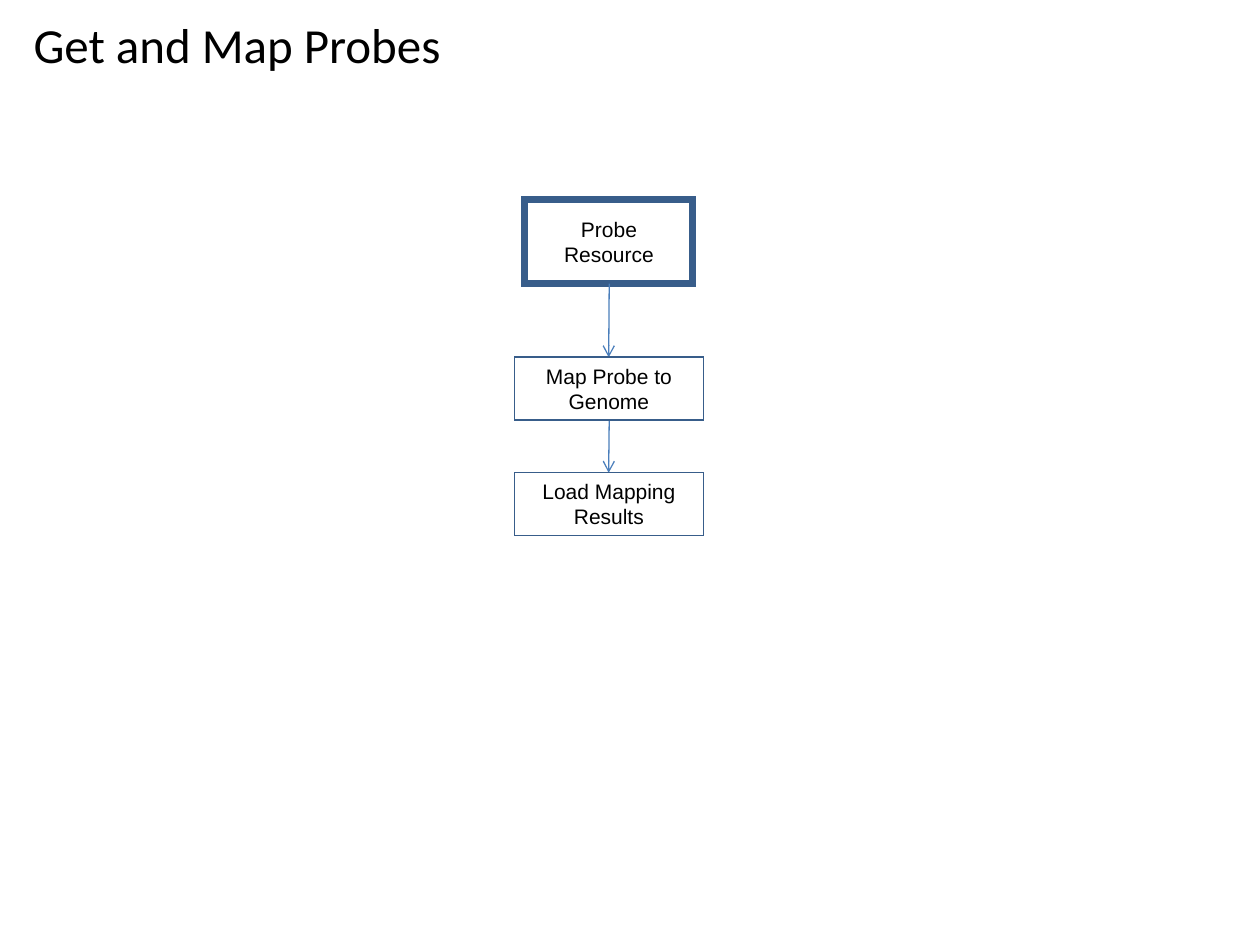
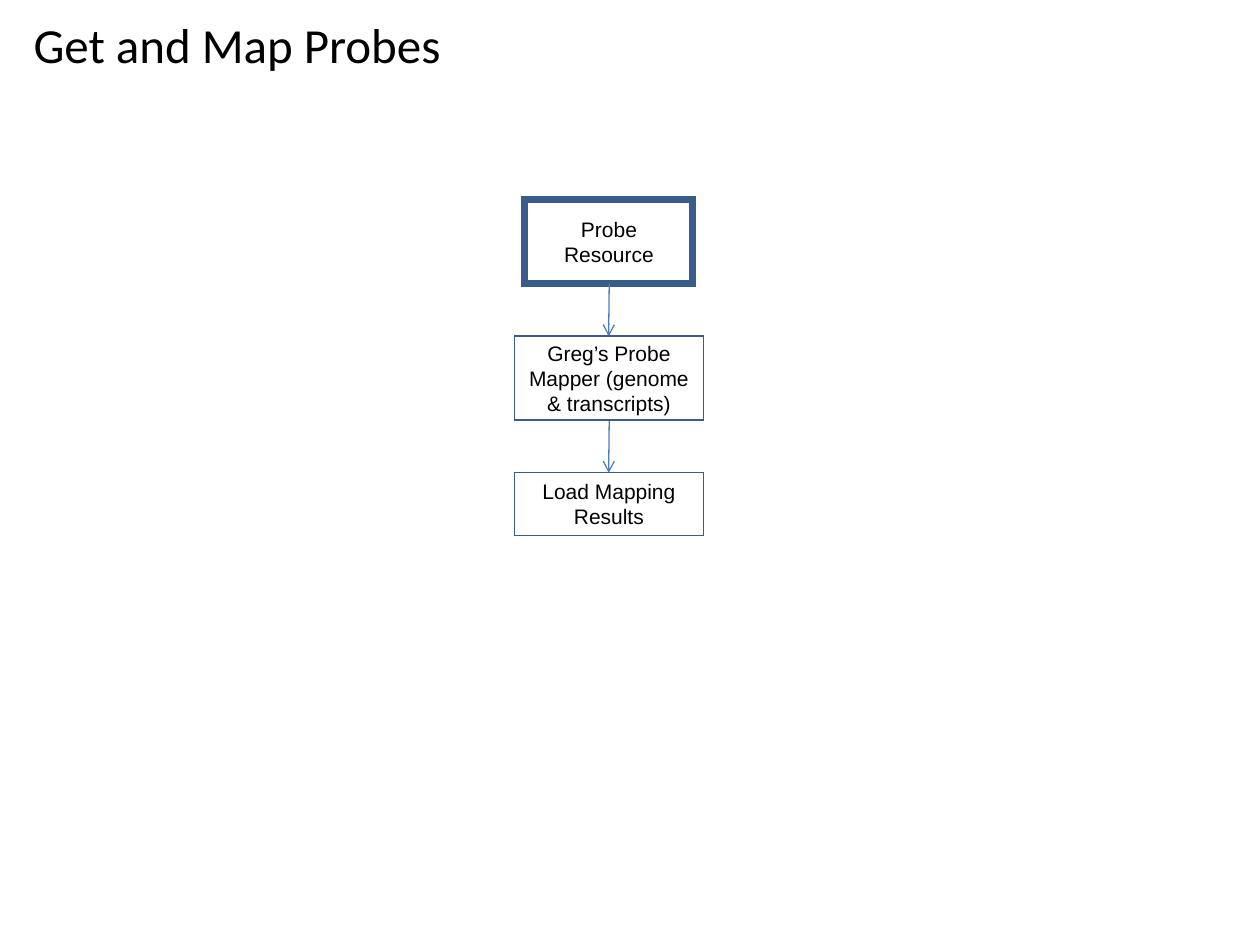
Before and after one commit to VEuPathDB/ApiCommonWorkflow, a slide deck: slide 36 of Main/doc/IntegratedWorkflow.ppt. Drawn at 1260x945 pixels with LibreOffice and Linux fonts; fonts in the diff are those of the drawing. Boxes give left, top, right and bottom in pixels: in the first picture for what was removed or moved away, otherwise in the second. Text is boxed around its words. In the diff, an @@ line names an element or a change of style, - is before the commit and + after.

```diff
--- a/Main/doc/IntegratedWorkflow.ppt
+++ b/Main/doc/IntegratedWorkflow.ppt
@@ arrow moved from (610, 284) - (609, 358) to (610, 284) - (609, 336) @@
@@ rectangle "Greg’s Probe Mapper (genome & ...": place and size @@
-rectangle "Greg’s Probe Mapper (genome & ..." at [514, 357, 703, 420]
+rectangle "Greg’s Probe Mapper (genome & ..." at [514, 336, 703, 421]
@@ text in rectangle at [529, 345, 689, 416]: text changed @@
-Map Probe to Genome
+Greg’s Probe Mapper (genome & transcripts)
```
Also in this commit, not shown: 5 other slides changed, 4 slides added.
